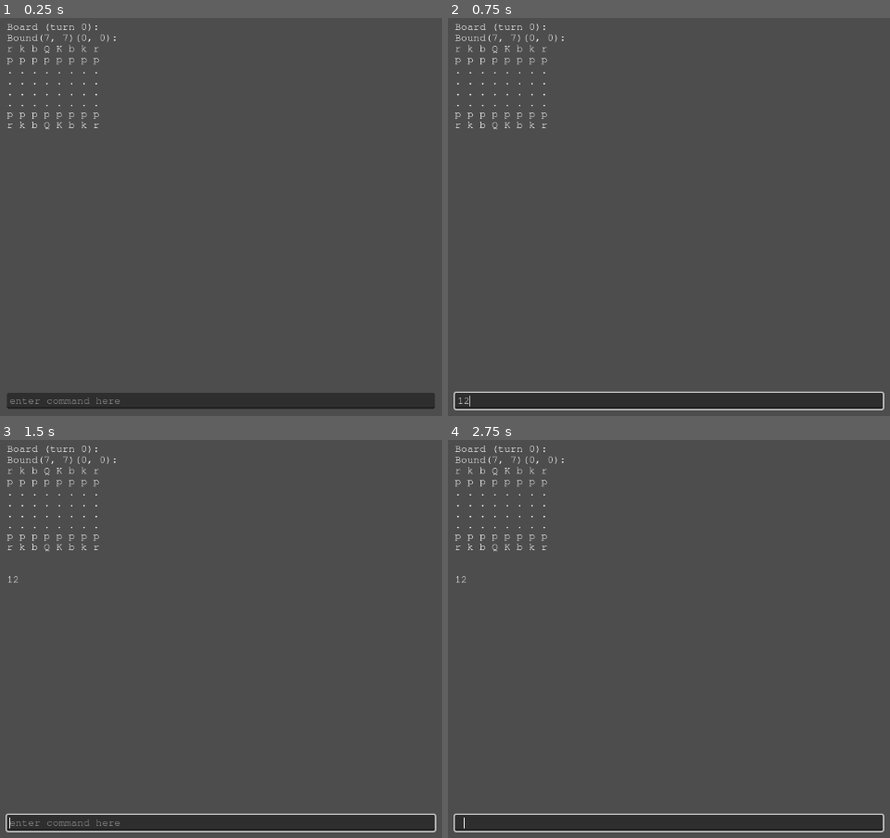
Above: before the commit, frames 1-4 (two rows, left to right).
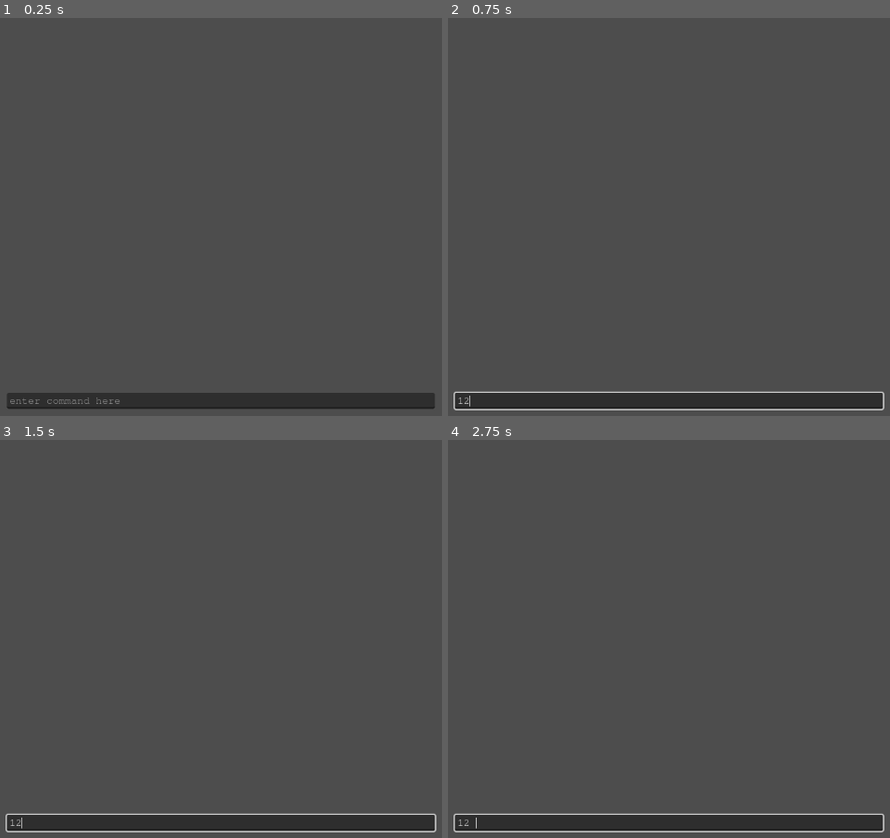
Above: after the commit, the same moments.

Repository: Roboticy3/Mess
Game: Godot game, scene res://default.tscn
The game is run twice, just before and just after one commit, with the same random seed, the same clock (stepped at 60 frames per second) and the same inputs.
Inputs (mouse positions are in pixels of both pictures, inside the frame that each line leads up to):
- Up to frame 1 (0.25 s): no input
- Up to frame 2 (0.75 s): click (669, 400) at 0.52 s; type "12" at 0.6 s
- Up to frame 3 (1.5 s): tap Enter at 1.25 s
- Up to frame 4 (2.75 s): tap Space at 2 s

The runs differ from the first frame. In frame 1, 0.6% of the frame differs, in the area x 1-27%, y 1-28%; in frame 2, 0.6%; in frame 3, 0.8%, in the area x 1-28%, y 1-98%; in frame 4, 0.7%.
Error after the commit: Parse Error: Could not find type "Removed" in the current scope. (res://Scripts/Technical/Accessor.gd:40)

Commit message:
fixed build mode for the time being

Diff:
--- a/Board Types/Board.gd
+++ b/Board Types/Board.gd
@@ -62,12 +62,17 @@
 ### STATE MUTATORS
 #only call after calling add_state()!
 
+#the board behaves differently based on this variable, and it should not change after the first option is played
+#build = true implies that states are constructed fully, allowing for checkmate
+#build = false implies a more efficient, functional option generation
+#functions prefixed g_ are meant to be used when build is false
+#functions prefixed b_ are meant to be used when build is true
+#mutators should be able to handle both cases if they are not prefixed
 var build := false
 
 func add_existing_piece(p:Piece) -> void:
-	p.starting_turn = states.size() - p.states.size()
+	p.starting_turn = states.size() - 1
 	var p_ss:Dictionary = p.starting_state
-	if !p.states.is_empty(): p_ss = p.get_state()
 
 	get_state()[p_ss["position"]] = p
 	if !build: current_state[p_ss["position"]] = p
@@ -79,13 +84,12 @@
 	var p_s := p.get_state()
 	var pos = p_s["position"]
 
-	var p_new:Piece = p.duplicate()
+	var p_new:Piece = copy_piece(p)
 	s.erase(pos)
-
-	p.get_team().add_child(p_new)
 
 	if !build:
 		get_state()[new_pos] = p_new
+		get_state()[pos] = Removed.new()
 	s[new_pos] = p_new
 
 	var n_s := p_new.get_state()
@@ -96,8 +100,7 @@
 
 ###STATE GENERATORS
 
-func generate_options() -> void:
-	build = false
+func g_options() -> void:
 	var s := current_state
 	var o := s.duplicate()
 
@@ -111,34 +114,35 @@
 
 		p.generate_options(self)
 
-func call_option_direct(o:Callable):
+func g_call_option(o:Callable):
 	add_state()
 	o.call()
-	generate_options()
+	g_options()
 
 #create a new turn by calling an option on a piece
 #creates a new state and fills it by calling the given option on the given piece
 func call_option(p:Piece, o) -> bool:
 
 	var p_o := p.options
-	if p.options.has(o):
-		add_state(p.options[o])
-		build_options()
-		return true
-	elif p_o.has(o):
-		call_option_direct(p_o[o])
-		print("direct")
-		return true
+	if !p.options.has(o):
+		return false
+
+	if build:
+		add_state(p_o[o])
+		current_state = states[-1]
+		b_options()
+	else:
+		g_call_option(p_o[o])
 
 	states[-1].make_read_only()
 
-	return false
+	return true
 
 #generate a state from calling an option without updating the board, returns the new state
-func call_option_virtual(option:Callable) -> Dictionary:
+func b_call_option_virtual(option:Callable) -> Dictionary:
 
 	#call an option to get the new state as a return value
-	add_state(duplicate_state())
+	add_state(duplicate_state(current_state, true))
 	option.call()
 
 	#then pop the new state off of the states array and set the current_state back to the stored one
@@ -149,36 +153,74 @@
 	return new_s
 
 #similar to generate options, except it generates the states resulting from each option as the values, instead of the Callables themselves
-func build_options():
-	build = true
-	var cur := current_state
+func b_options():
+
+	var s := current_state
 
 	#generate the options
-	for pos in cur:
-		var p:Piece = get_piece(pos, cur)
+	for pos in s:
+		var p:Piece = get_piece(pos, s)
 		if !p: continue
 
 		if p.get_team() != get_state_team():
-			p.options = {}
 			continue
 
 		p.generate_options(self)
 		var p_o := p.options
 
 		#then "build" each option by replacing them with the state generated by calling them
-		for o in p_o:
-
-			p.options[o] = call_option_virtual(p_o[o])
-			print(Accessor.shaped_2i_state_to_string(cur, shape))
+		for o in p_o.keys():
+
+			p.options[o] = b_call_option_virtual(p_o[o])
 
 			pass
 
 func add_state(s:={}):
-
 	states.append(s)
 
-func duplicate_state(s:=current_state) -> Dictionary:
-	return s.duplicate()
+func duplicate_state(s:=current_state, copy_pieces:=false) -> Dictionary:
+
+	var new_s = {}
+
+	if copy_pieces:
+		for pos in s:
+			if s[pos] is Piece:
+				new_s[pos] = copy_piece(s[pos])
+			else:
+				new_s[pos] = s[pos]
+
+	return new_s
+
+func undo() -> Dictionary:
+
+	if states.size() == 1:
+		return {}
+
+	var s:Dictionary = states.pop_back()
+
+	if build:
+		current_state = states[-1]
+	else:
+		g_rebuild_current()
+
+	return s
+
+#assumes build is false
+func g_rebuild_current():
+
+	current_state = states[0].duplicate()
+	var i := 1
+	while i < states.size():
+
+		g_merge_state(states[i])
+
+		i += 1
+
+func g_merge_state(s:Dictionary):
+	for pos in s:
+		var p = s[pos]
+		if !(p is Removed):
+			current_state[pos] = p
 
 ###GETTERS
 
@@ -218,3 +260,15 @@
 		return v
 
 	return null
+
+func copy_piece(p:Piece) -> Piece:
+	var new_p:Piece = Piece.new()
+	var pp = p.get_parent()
+
+	new_p.type = p.type
+	new_p.state = p.state.duplicate()
+	new_p.starting_turn = states.size() - 1
+
+	pp.add_child(new_p)
+
+	return new_p
--- a/Board Types/Board2i.gd
+++ b/Board Types/Board2i.gd
@@ -9,7 +9,8 @@
 	fill_nodes()
 
 	#generate options to use for the turn
-	build_options()
+	build = true
+	b_options()
 
 	Accessor.a_print(str(self))
 
--- a/Scripts/Board Elements/Piece.gd
+++ b/Scripts/Board Elements/Piece.gd
@@ -5,12 +5,15 @@
 
 @export var starting_state:Dictionary = {"position":null}
 
-var states:Array[Dictionary]
+var state:Dictionary
 var starting_turn := 0
 
 var options:Dictionary
 
 func _ready():
+	if !state.is_empty():
+		return
+
 	for k in type.state_form:
 		if !starting_state.has(k):
 			starting_state[k] = type.state_form[k]
@@ -19,7 +22,7 @@
 			call_deferred("free")
 			return
 
-	states = [starting_state]
+	state = starting_state
 
 func generate_options(b:=Accessor.current_board, set:=true) -> Dictionary:
 	var res := type.generate_options(self, b)
@@ -27,24 +30,17 @@
 	return res
 
 func to_global(position, b:=Accessor.current_board):
-	return type.to_global(get_state(), b, position)
+	return type.to_global(state, b, position)
+func get_position() -> Variant:
+	return state["position"]
 
-func get_state(turn := states.size() - 1) -> Dictionary:
-	return states[turn]
-
-func add_state():
-	states.append(get_state().duplicate())
-
-func get_position() -> Variant:
-	return get_state()["position"]
+func get_state() -> Dictionary:
+	return state
 
 func get_team():
-	return get_state()["team"]
+	return state["team"]
 
 func _to_string():
 	var result := "Piece:<" + str(type)
-	if states.size() > 0:
-		result += " at " + str(get_position()) + ", from " + str(get_team()) + ", " + str(get_state()) + ">"
-	else:
-		result += ", not ready>"
+	result += " at " + str(get_position()) + ", from " + str(get_team()) + ", " + str(state) + ">"
 	return result
--- a/Scripts/Player/CommandLine.gd
+++ b/Scripts/Player/CommandLine.gd
@@ -27,13 +27,15 @@
 		commands[0]: select_piece(args)
 		commands[1]: play(args)
 		commands[2]: show_state(args)
+		commands[3]: undo()
 
 	text = ""
 
 const commands := [
 	"select",
 	"move",
-	"show"
+	"show",
+	"undo",
 ]
 
 func select_piece(args:Array[String]):
@@ -91,6 +93,16 @@
 		Accessor.shaped_2i_state_to_string(player.board.get_state(idx))
 	)
 
+func undo():
+	var s := player.board.undo()
+	Accessor.a_print(
+		"undid:\n" + Accessor.shaped_2i_state_to_string(s)
+	)
+
+	Accessor.a_print(
+		"current:\n" + Accessor.shaped_2i_state_to_string(player.board.current_state)
+	)
+
 func args_to_vector2i(args:Array) -> Vector2i:
 	var x = args[0].to_int()
 	var y = args[1].to_int()
--- a/Scripts/Technical/Accessor.gd
+++ b/Scripts/Technical/Accessor.gd
@@ -34,8 +34,11 @@
 			var j := 0
 			while j <= bs[0]:
 				var pos := Vector2i(j, i)
-				if state.has(pos):
+				var p = state.get(pos)
+				if p is Piece:
 					result += piece_single_character_display(state[pos], display_mode) + " "
+				elif p is Removed:
+					result += "~ "
 				else:
 					result += ". "
 
--- a/default.tscn
+++ b/default.tscn
@@ -1,10 +1,9 @@
-[gd_scene load_steps=22 format=3 uid="uid://c4i6uv7patxx2"]
+[gd_scene load_steps=22 format=3 uid="uid://hk3etsosl8df"]
 
 [ext_resource type="Script" path="res://Board Types/Board2i.gd" id="1_e3vkr"]
 [ext_resource type="Script" path="res://Scripts/Board Elements/Team.gd" id="2_l4gke"]
 [ext_resource type="Script" path="res://Scripts/Board Elements/Piece.gd" id="3_tivbx"]
 [ext_resource type="Script" path="res://Piece Types/Pawn2i.gd" id="4_c2gxl"]
-[ext_resource type="Script" path="res://Scripts/Board Elements/Bound Types/Bound2i.gd" id="5_h6ohc"]
 [ext_resource type="Script" path="res://Piece Types/Knight2i.gd" id="5_sjywq"]
 [ext_resource type="Script" path="res://Scripts/Player/Player.gd" id="6_34qhd"]
 [ext_resource type="Script" path="res://Piece Types/King2i.gd" id="6_jo4u3"]
@@ -14,6 +13,7 @@
 [ext_resource type="FontFile" uid="uid://ckqe7wyyay7fh" path="res://Resources/UI/FreeMono.ttf" id="8_kjhd7"]
 [ext_resource type="Script" path="res://Piece Types/Bishop2i.gd" id="8_q5qix"]
 [ext_resource type="Script" path="res://Piece Types/Queen2i.gd" id="9_wrjyr"]
+[ext_resource type="Script" path="res://Scripts/Board Elements/Bound Types/Bound2i.gd" id="10_mxo0n"]
 [ext_resource type="Script" path="res://Scripts/Player/CommandLine.gd" id="10_to7dn"]
 
 [sub_resource type="Resource" id="Resource_8a4kp"]
@@ -330,4 +330,5 @@
 theme_override_fonts/font = ExtResource("8_kjhd7")
 placeholder_text = "enter command here"
 script = ExtResource("10_to7dn")
+send_action = null
 player_path = NodePath("../../Player")
Not shown: 1 places in default.tscn that only renumber resources
